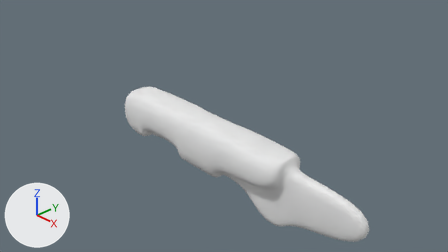
Two versions of the Blender file modelsource/Big Boy Guns/laser_advanced.blend, one commit apart.
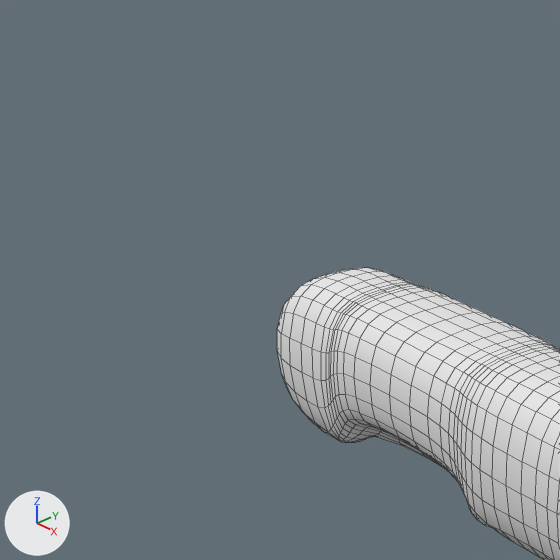
Each version is shown from the file's camera 'Camera', then close up on the part from 10% to 46% of the width and 4% to 67% of the height. Every picture has the same lights, and +X, +Y and +Z are marked at lower left. The close-ups show mesh edges as thin lines.
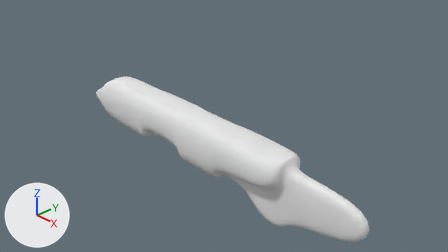
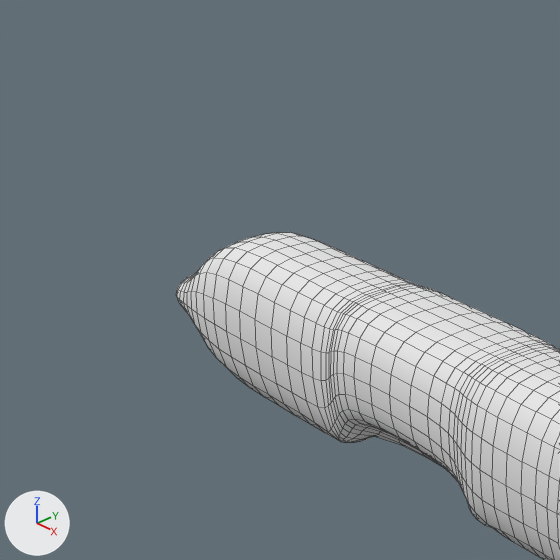
Commit message: advanced pew pew lazer titties

Pixel boxes [x1, y1, x2, y2] of what changed, in the close-ups (560 x 560 px):
'Cube', reshaped
    before: [277, 267, 560, 560]
    after: [176, 232, 560, 560]
part 1 of me_cube, built on
    after: [176, 232, 343, 406]

What changed in the scene script:
```text
Change me_cube:
    used by ob_cube; location = (0.0, 0.0, 0.0)
    remove me_cube.from_pydata(...)  # 73 vertices, 60 faces; spans x -2.93..4.33, y -0.52..0.0, z -1.14..0.64
    add me_cube.from_pydata(...)  # 85 vertices, 69 faces; spans x -4.32..4.33, y -0.52..0.0, z -1.14..0.64
    me_cube part 1
    1 face is deleted
    12 vertices are added at x -4.32..-3.75, y -0.52..0.0, z -0.6..0.64
    10 new faces join them
```
